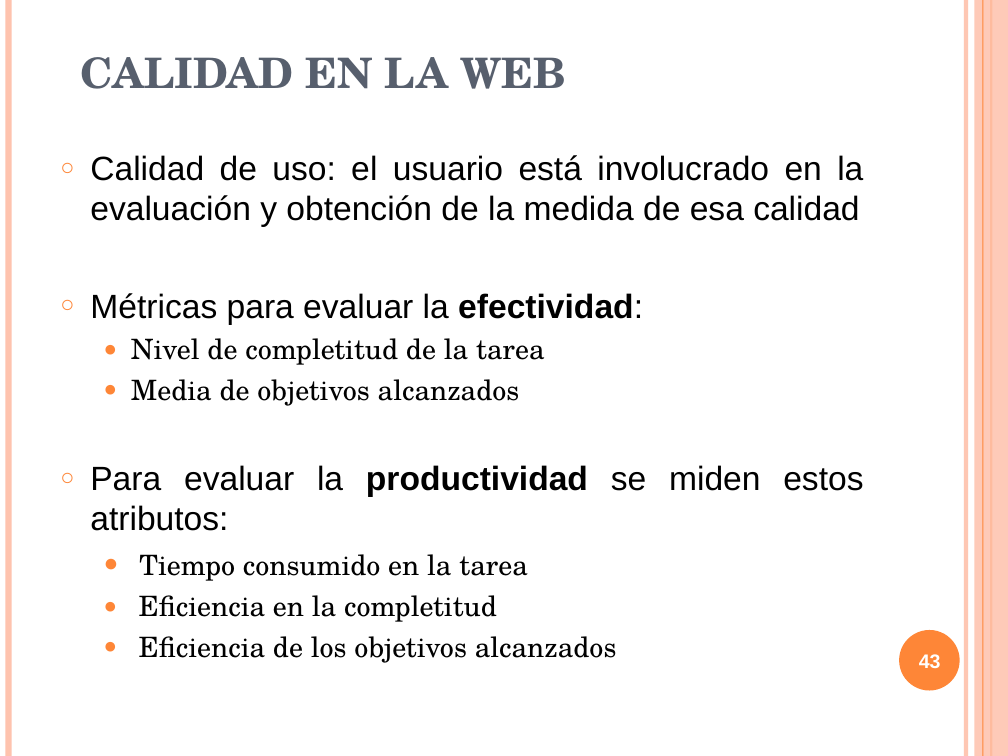
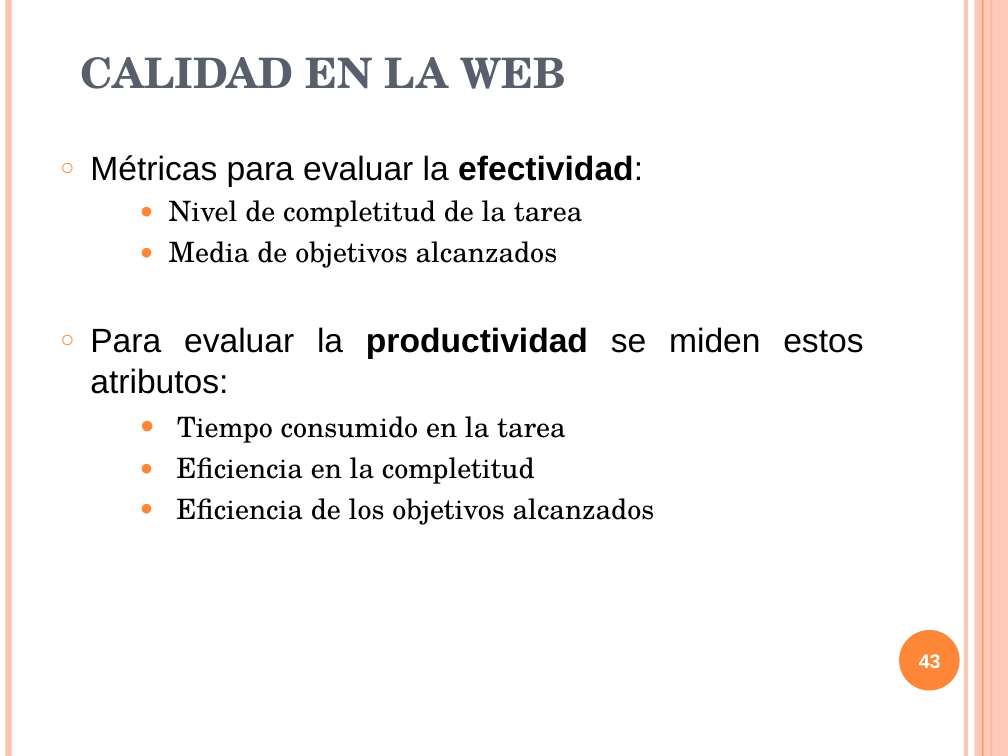
Before and after one commit to txedo/isi-auditoria, a slide deck: slide 43 of calidad/Trabajo/presentacion/presentacionCalidad.ppt. Drawn at 1008x756 pixels with LibreOffice and Linux fonts; fonts in the diff are those of the drawing. Boxes give left, top, right and bottom in pixels: in the first picture for what was removed or moved away, otherwise in the second. Text is boxed around its words. In the diff, an @@ line names an element or a change of style, - is before the commit and + after.

```diff
--- a/calidad/Trabajo/presentacion/presentacionCalidad.ppt
+++ b/calidad/Trabajo/presentacion/presentacionCalidad.ppt
@@ text at [90, 155, 863, 227]: paragraph removed @@
-○ Calidad de uso: el usuario está involucrado en la evaluación y obtención de la medida de esa calidad
@@ text at [169, 200, 655, 525]: indent changed @@
```
Also in this commit, not shown: 15 other slides changed, 1 other file.
